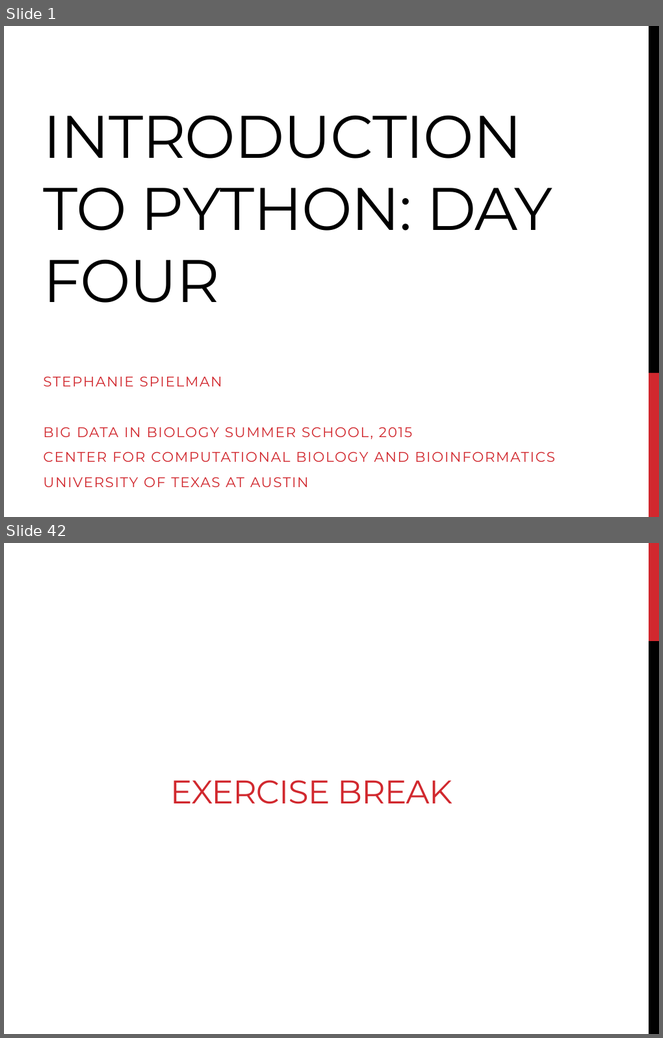
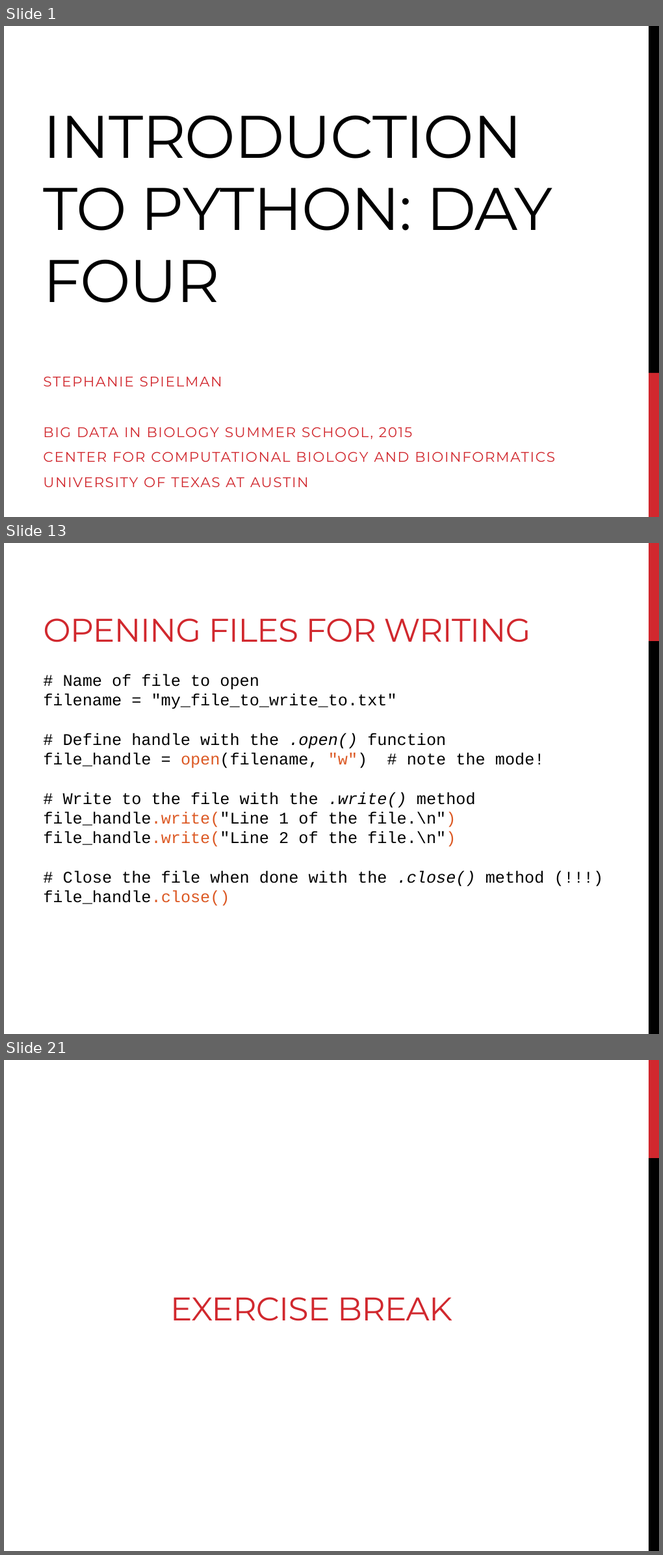
Before and after one commit to BjornFJohansson/ccbb_bigdata2015_python, a slide deck: slides/slides_day4.pptx. Shown one above the other, each under a label of ours: slides 1 and 42 before the commit, slides 1, 13 and 21 after it; the slides between them are not shown. The pictures are 663x1038 and 663x1555 pixels, drawn with LibreOffice and Linux fonts; fonts in the diff are those of the drawing. Boxes give left, top, right and bottom in pixels: in the first picture for what was removed or moved away, otherwise in the second. Text is boxed around its words. In the diff, an @@ line names an element or a change of style, - is before the commit and + after.

```diff
--- a/slides/slides_day4.pptx
+++ b/slides/slides_day4.pptx
@@ slide 13 added at bbox=[4, 543, 659, 1034], background #FFFFFF; not listed: 2 template elements that a slide beside it also shows @@
@@ title added at bbox=[43, 618, 531, 642], 36 pt, text #D1282E @@
+OPENING FILES FOR WRITING
@@ text added at bbox=[43, 674, 545, 906], 18 pt, text #000000 @@
+# Name of file to open
+filename = "my_file_to_write_to.txt"
+# Define handle with the .open() function
+file_handle = open(filename, "w") # note the mode!
+# Write to the file with the .write() method
+file_handle.write("Line 1 of the file.\n")
+file_handle.write("Line 2 of the file.\n")
+# Close the file when done with the .close() method (!!!)
+file_handle.close()
@@ what was slide 42 is now slide 21 @@
```
Also in this commit, not shown: 1 slide changed, 24 other slides added, 27 other files.
